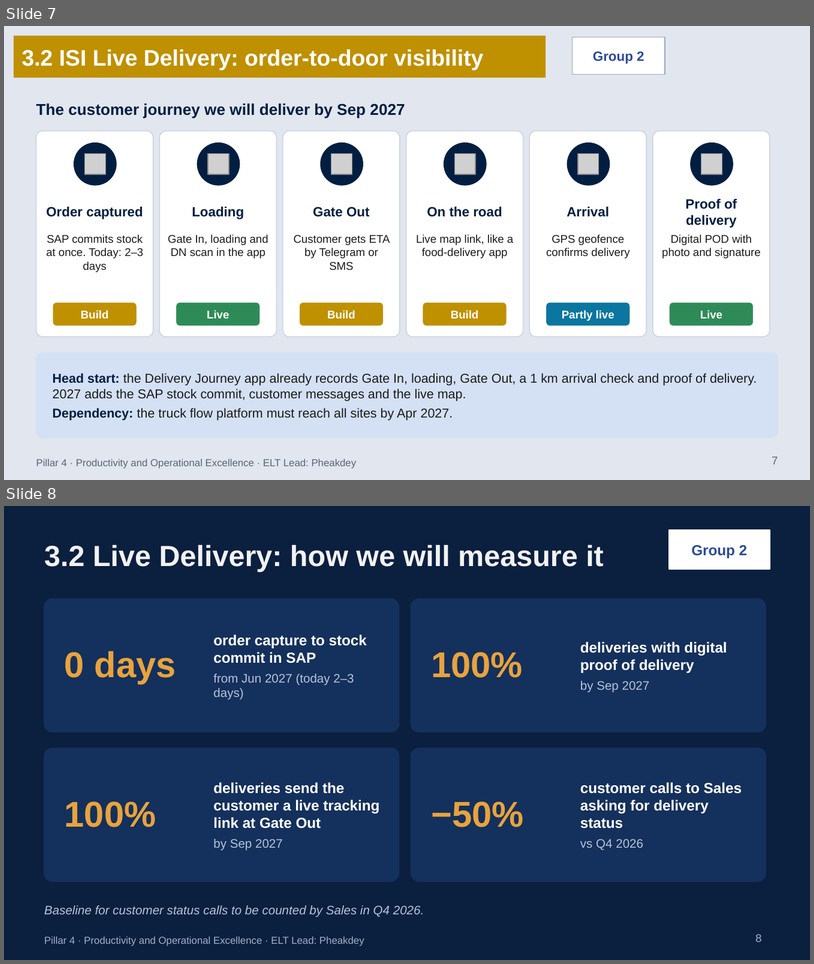
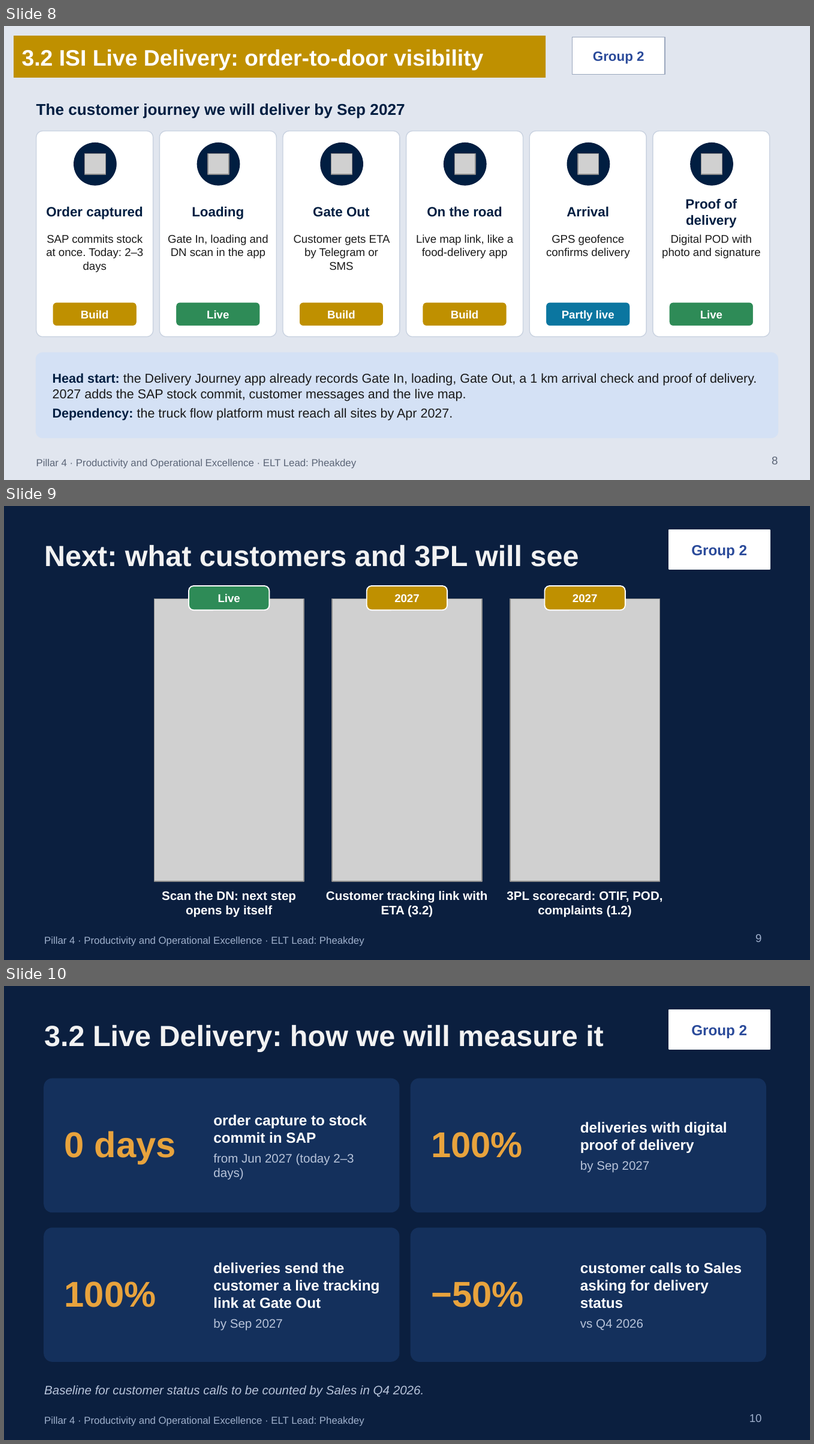
Before and after one commit to deliveryatkh-max/isteel-app, a slide deck: docs/strategy-day-2027/Pillar4_SupplyChain_StrategyDay2027.pptx. Shown one above the other, each under a label of ours: slides 7 and 8 before the commit, slides 8, 9 and 10 after it. The pictures are 814x964 and 814x1444 pixels, drawn with LibreOffice and Linux fonts; fonts in the diff are those of the drawing; grey boxes stand for pictures; background and template pictures are left out. Boxes give left, top, right and bottom in pixels: in the first picture for what was removed or moved away, otherwise in the second. Text is boxed around its words. In the diff, an @@ line names an element or a change of style, - is before the commit and + after.

```diff
--- a/docs/strategy-day-2027/Pillar4_SupplyChain_StrategyDay2027.pptx
+++ b/docs/strategy-day-2027/Pillar4_SupplyChain_StrategyDay2027.pptx
@@ slide 9 added at [4, 506, 810, 960], background #0B1F3F; not listed: 3 template elements that a slide beside it also shows @@
@@ title added at [44, 545, 579, 567], 26 pt, text #F2F2F2, bold @@
+Next: what customers and 3PL will see
@@ rounded rectangle added at [189, 586, 269, 610], fill #2E8B57, outline #FFFFFF 1 pt @@
@@ text added at [218, 594, 240, 602], 10 pt, text #FFFFFF, bold @@
+Live
@@ rounded rectangle added at [367, 586, 447, 610], fill #BF9000, outline #FFFFFF 1 pt @@
@@ text added at [395, 594, 419, 603], 10 pt, text #FFFFFF, bold @@
+2027
@@ rounded rectangle added at [545, 586, 626, 610], fill #BF9000, outline #FFFFFF 1 pt @@
@@ text added at [573, 594, 597, 603], 10 pt, text #FFFFFF, bold @@
+2027
@@ picture added at [154, 599, 304, 881] @@
@@ picture added at [332, 599, 482, 881] @@
@@ picture added at [510, 599, 660, 881] @@
@@ text added at [162, 891, 296, 917], 11 pt, text #FFFFFF, bold @@
+Scan the DN: next step opens by itself
@@ text added at [326, 891, 488, 917], 11 pt, text #FFFFFF, bold @@
+Customer tracking link with ETA (3.2)
@@ text added at [507, 891, 663, 917], 11 pt, text #FFFFFF, bold @@
+3PL scorecard: OTIF, POD, complaints (1.2)
@@ page number added at [756, 934, 762, 942], 10 pt, text #9FB0CC @@
+9
@@ what was slide 7 is now slide 8 @@
@@ page number at [772, 456, 778, 464]: text changed @@
-7
+8
@@ what was slide 8 is now slide 10 @@
@@ page number at [750, 1414, 762, 1422]: text changed @@
-8
+10
```
Also in this commit, not shown: 1 other slide added, 1 other file.
